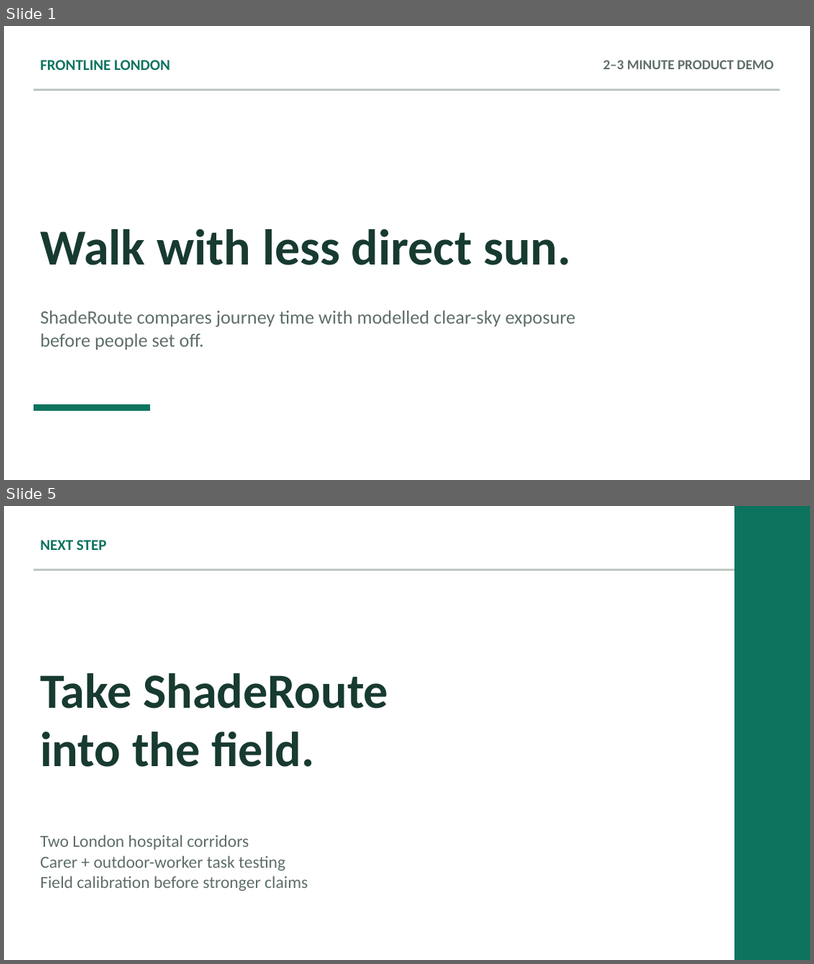
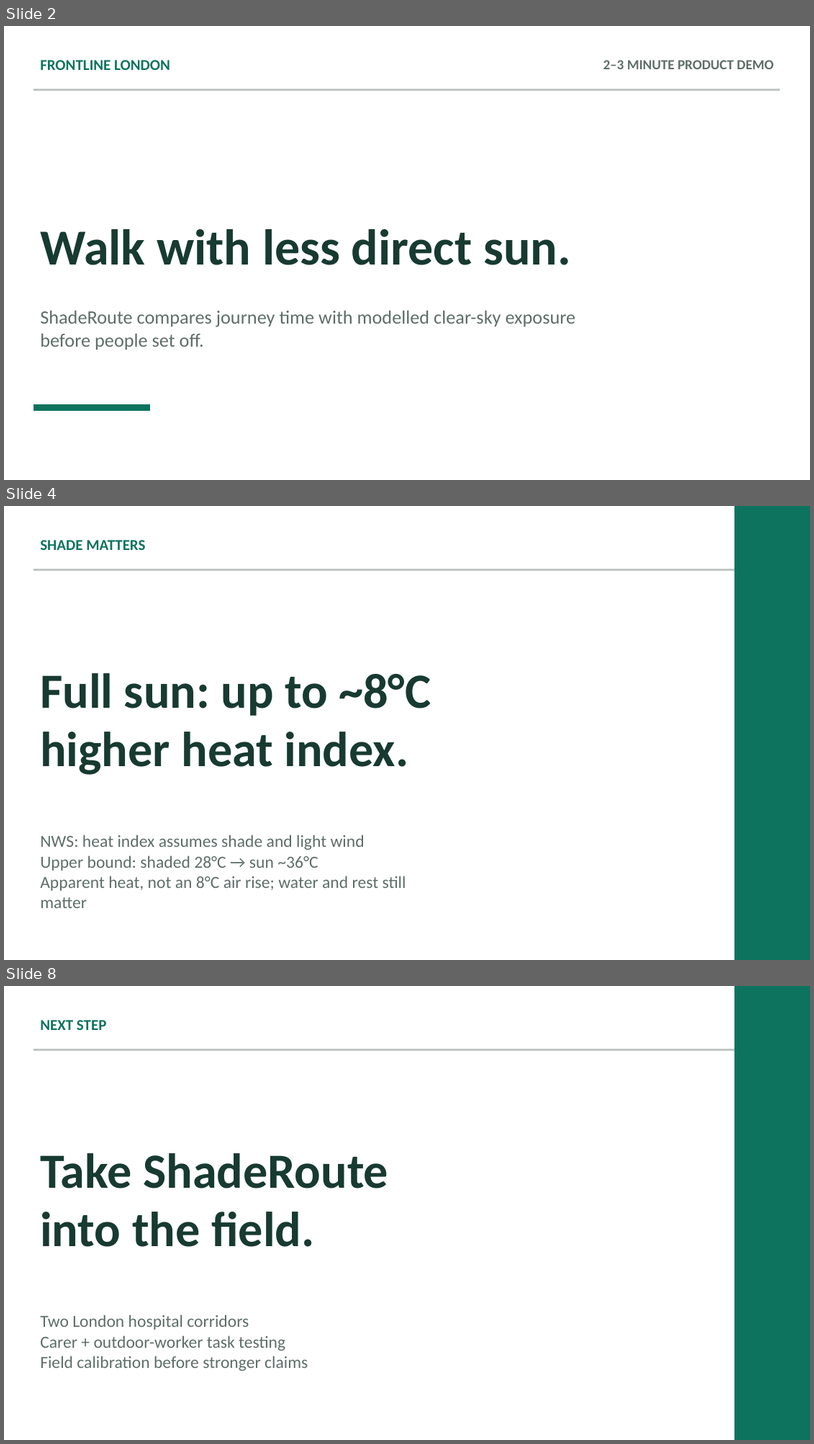
Before and after one commit to MasteraSnackin/shade-route, a slide deck: docs/demo/shaderoute-frontline-london-demo.pptx. Shown one above the other, each under a label of ours: slides 1 and 5 before the commit, slides 2, 4 and 8 after it; the slides between them are not shown. The pictures are 814x964 and 814x1444 pixels, drawn with LibreOffice and Linux fonts; fonts in the diff are those of the drawing. Boxes give left, top, right and bottom in pixels: in the first picture for what was removed or moved away, otherwise in the second. Text is boxed around its words. In the diff, an @@ line names an element or a change of style, - is before the commit and + after.

```diff
--- a/docs/demo/shaderoute-frontline-london-demo.pptx
+++ b/docs/demo/shaderoute-frontline-london-demo.pptx
@@ slide 4 added at <box>4,506,810,960</box>, background #FFFFFF @@
@@ rectangle added at <box>735,506,810,960</box>, fill #0D735F, outline #0D735F 0 pt @@
@@ text added at <box>40,540,145,550</box>, 18 pt, text #0D735F, bold @@
+SHADE MATTERS
@@ rectangle added at <box>34,569,780,570</box>, fill #BFC7C2, outline #BFC7C2 0 pt @@
@@ text added at <box>40,673,431,775</box>, 58.5 pt, text #173A31, bold @@
+Full sun: up to ~8°C
+higher heat index.
@@ text added at <box>40,834,406,908</box>, 20.2 pt, text #5E6E68 @@
+NWS: heat index assumes shade and light wind
+Upper bound: shaded 28°C → sun ~36°C
+Apparent heat, not an 8°C air rise; water and rest still matter
@@ what was slide 1 is now slide 2 @@
@@ what was slide 5 is now slide 8 @@
```
Also in this commit, not shown: 3 slides changed, 2 other slides added, 4 other files.
